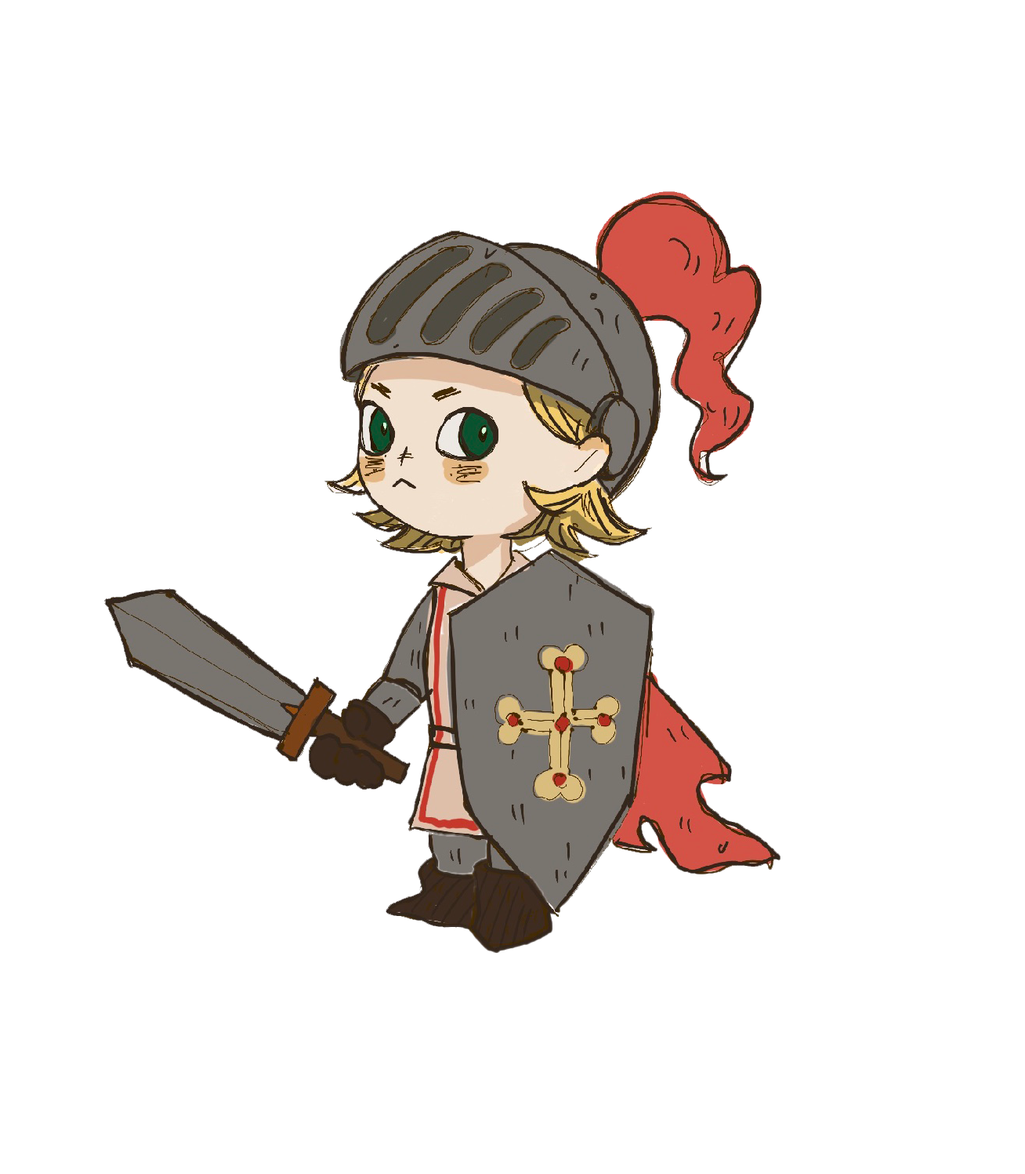
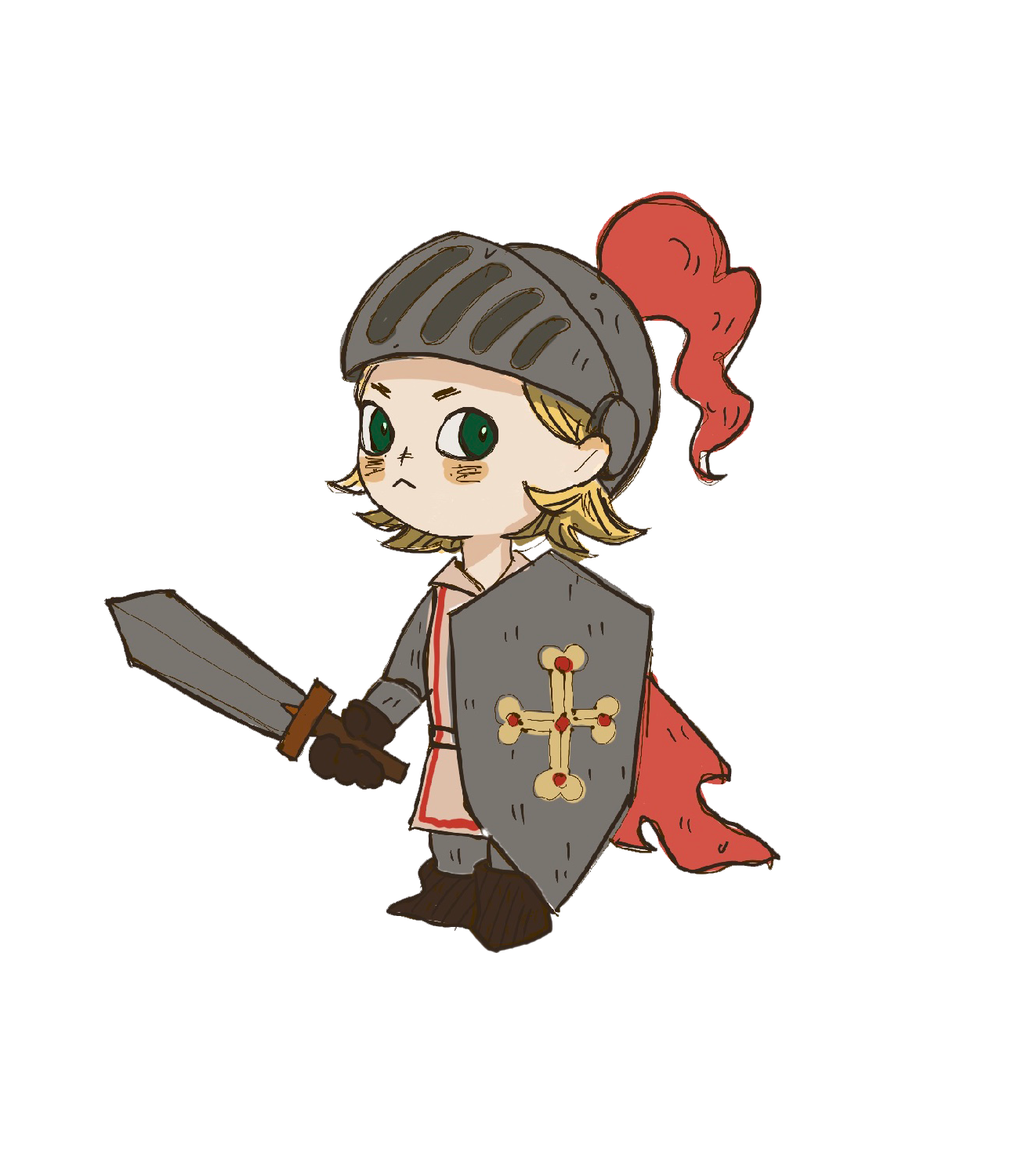
Layers edited between the first and the second 1025px x 1174px image:
painted on "레이어 3" over [104, 201, 781, 954]
renamed "레이어 2" to "레이어 4", painted on it over [324, 195, 760, 591]
removed layer "레이어 8" over [407, 539, 545, 842]
removed layer "레이어 9" over [611, 670, 781, 875]
removed layer "레이어 10" over [361, 582, 443, 708]
renamed "레이어 11" to "레이어 5", painted on it over [385, 547, 656, 932]
moved "레이어 6" above "레이어 7", painted on it over [385, 827, 560, 954]
moved "레이어 7" below "레이어 6", painted on it over [104, 587, 560, 954]
